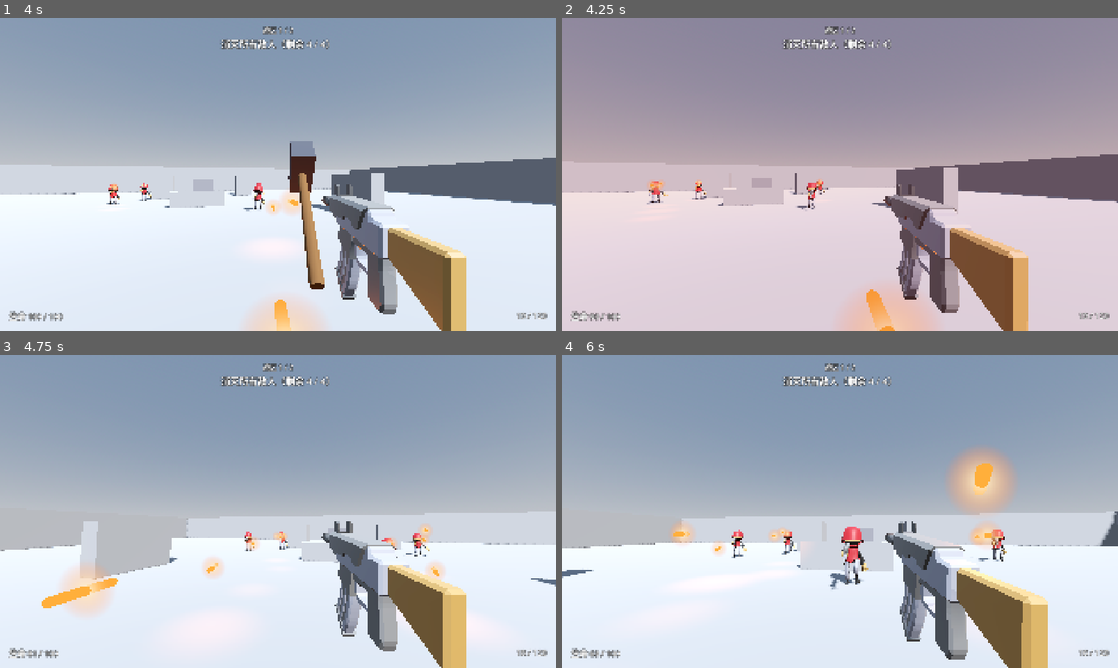
Above: before the commit, frames 1-4 (two rows, left to right).
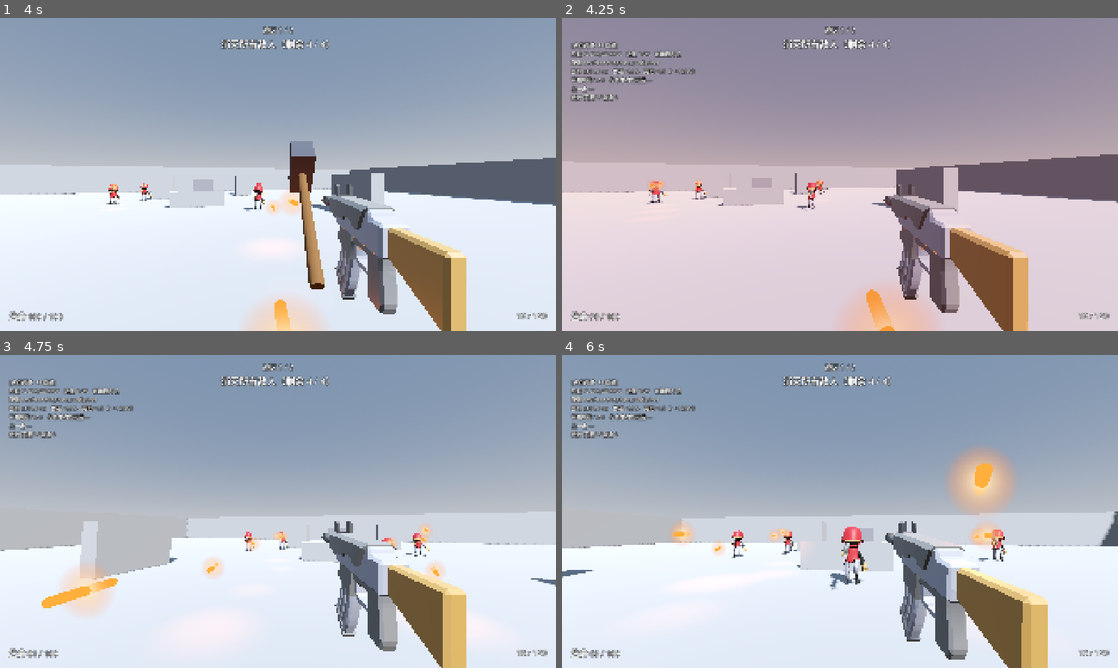
Above: after the commit, the same moments.

Repository: kyrie21z/Battlefield-Rouge
Game: Godot game, scene res://maps/zone_1.tscn
Same seed, same stepped clock (60 frames per second), same inputs: the game is played once before the commit and once after it.
Inputs (mouse positions are in pixels of both pictures, inside the frame that each line leads up to):
- Up to frame 1 (4 s): tap Enter at 0.5 s; move the mouse to (305, 174) at 0.52 s; hold W (move_forward) from 0.53 s (still down); tap E (hammer) at 0.6, 1.55, 2.3, 2.85, 3.8 s; click (305, 174) at 0.67 s; tap Space (jump) at 0.77, 1.52, 3.02, 3.77 s; move the mouse to (250, 174) at 1.27 s; right-click (250, 174) at 1.35 s; click (250, 174) at 1.42 s; move the mouse to (289, 168) at 2.02 s; press the mouse at (289, 168) at 2.03 s; move the mouse to (272, 180) at 2.77 s; release the mouse at (272, 180) at 2.78 s; click (272, 180) at 2.92 s; move the mouse to (316, 177) at 3.52 s; tap F (interact) at 3.6 s; click (316, 177) at 3.67 s
- Up to frame 2 (4.25 s): keep holding W (move_forward); tap F3 (toggle_debug) at 4.15 s
- Up to frame 3 (4.75 s): keep holding W (move_forward); move the mouse to (233, 508) at 4.27 s; tap Shift (sprint) at 4.35 s; click (233, 508) at 4.42 s; tap Space (jump) at 4.52 s; tap E (hammer) at 4.55 s
- Up to frame 4 (6 s): move the mouse to (845, 511) at 5.02 s; tap 1 at 5.1 s; click (845, 511) at 5.17 s; tap E (hammer) at 5.3, 5.85 s; move the mouse to (817, 505) at 5.77 s; release W (move_forward) at 5.78 s; hold D (move_right) from 5.78 s (still down); click (817, 505) at 5.92 s

Frame 1 is identical in both runs. In frame 2, 1.2% of the frame differs, in the area x 1-24%, y 7-27%; in frame 3, 1.4%; in frame 4, 1.4%.

Commit message:
Add strike bar and F3 capture debug bar to the HUD
The strike bar shows the hit-moment window and the last strike result. The
debug bar shows the phase, progress, the config file path and its three
numbers, and the last strike, as the AC-03 proof.

Co-Authored-By: Claude Sonnet 5.5 <noreply@anthropic.com>

Diff:
--- /dev/null
+++ b/ui/capture_debug.gd
@@ -0,0 +1,59 @@
+class_name CaptureDebug
+extends Label
+## Debug bar for AC-03. Shows the capture state, which config file is in use
+## with the numbers read from it, the live distance to the hit moment and the
+## last strike. F3 toggles it.
+
+var _director: ZoneDirector
+var _point: CapturePoint
+var _last := "—"
+var _perfect_count := 0
+var _normal_count := 0
+
+
+func setup(director: ZoneDirector) -> void:
+	_director = director
+	_point = director.capture_point
+	_point.struck.connect(_on_struck)
+	visible = false
+
+
+func _unhandled_input(event: InputEvent) -> void:
+	if event.is_action_pressed("toggle_debug"):
+		visible = not visible
+
+
+func _process(_delta: float) -> void:
+	if not visible:
+		return
+	var config := _point.config
+	var live := "—"
+	if not _point.locked and not _point.is_captured():
+		var offset_ms := CapturePoint.beat_offset(_point.beat_time()) * 1000.0
+		var inside := absf(offset_ms) <= config.perfect_window_ms
+		live = "%+d ms %s" % [roundi(offset_ms), "[窗口内]" if inside else ""]
+	text = "\n".join([
+		"[占点调试 · F3 隐藏]",
+		"阶段 %s   进度 %s%%   在锤程内 %s" % [
+			ZoneDirector.Phase.keys()[_director.phase],
+			String.num(snappedf(_point.progress * 100.0, 0.1)),
+			"是" if _point.player_in_reach else "否"],
+		"配置 %s" % config.resource_path,
+		"窗口 ±%s ms   普通 +%s%%   完美 ×%s（= +%s%%）" % [
+			String.num(config.perfect_window_ms),
+			String.num(config.normal_progress_percent),
+			String.num(config.perfect_multiplier),
+			String.num(snappedf(config.perfect_progress() * 100.0, 0.1))],
+		"节拍周期 %s s   与命中时刻相差 %s" % [String.num(CapturePoint.BEAT_PERIOD), live],
+		"上一击 %s" % _last,
+		"统计 完美 %d / 普通 %d" % [_perfect_count, _normal_count],
+	])
+
+
+func _on_struck(perfect: bool, offset_ms: float, worth: float) -> void:
+	if perfect:
+		_perfect_count += 1
+	else:
+		_normal_count += 1
+	_last = "%s  %+d ms  +%s%%" % [
+		"完美" if perfect else "普通", roundi(offset_ms), String.num(snappedf(worth * 100.0, 0.1))]
--- a/ui/hud.gd
+++ b/ui/hud.gd
@@ -17,6 +17,8 @@
 @onready var _objective_label: Label = $Top/Objective
 @onready var _capture_bar: ProgressBar = $Top/Capture
 @onready var _buffs_label: Label = $Buffs
+@onready var _strike_bar: StrikeBar = $StrikeBar
+@onready var _debug: CaptureDebug = $CaptureDebug
 
 
 func _ready() -> void:
@@ -30,7 +32,10 @@
 	var director := get_tree().get_first_node_in_group("zone_director") as ZoneDirector
 	_zone_label.text = "战区 %d / %d" % [director.zone_index + 1, RunState.ZONE_SCENES.size()]
 	director.objective_changed.connect(_on_objective_changed)
+	director.phase_changed.connect(_on_phase_changed)
 	director.enemies_changed.connect(_on_enemies_changed)
+	_strike_bar.setup(director.capture_point)
+	_debug.setup(director)
 	director.capture_point.progress_changed.connect(func(p: float): _capture_bar.value = p * 100.0)
 	_on_enemies_changed(director.enemies_total, director.enemies_total)
 	_capture_bar.visible = false
@@ -77,4 +82,7 @@
 
 func _on_objective_changed(text: String) -> void:
 	_objective_label.text = text
-	_capture_bar.visible = text == "前往据点并占领"
+
+
+func _on_phase_changed(phase: ZoneDirector.Phase) -> void:
+	_capture_bar.visible = phase != ZoneDirector.Phase.CLEAR_GUARDS
--- a/ui/hud.tscn
+++ b/ui/hud.tscn
@@ -1,7 +1,9 @@
-[gd_scene load_steps=3 format=3]
+[gd_scene load_steps=5 format=3]
 
 [ext_resource type="Script" path="res://ui/hud.gd" id="1_hud"]
 [ext_resource type="Script" path="res://ui/crosshair.gd" id="2_crosshair"]
+[ext_resource type="Script" path="res://ui/strike_bar.gd" id="3_strike"]
+[ext_resource type="Script" path="res://ui/capture_debug.gd" id="4_debug"]
 
 [node name="HUD" type="CanvasLayer"]
 script = ExtResource("1_hud")
@@ -109,3 +111,71 @@
 theme_override_font_sizes/font_size = 22
 theme_override_colors/font_outline_color = Color(0, 0, 0, 1)
 theme_override_constants/outline_size = 6
+
+[node name="StrikeBar" type="Control" parent="."]
+layout_mode = 3
+anchors_preset = 15
+anchor_right = 1.0
+anchor_bottom = 1.0
+grow_horizontal = 2
+grow_vertical = 2
+mouse_filter = 2
+script = ExtResource("3_strike")
+
+[node name="Flash" type="ColorRect" parent="StrikeBar"]
+layout_mode = 1
+anchors_preset = 15
+anchor_right = 1.0
+anchor_bottom = 1.0
+grow_horizontal = 2
+grow_vertical = 2
+mouse_filter = 2
+color = Color(1, 0.8, 0.2, 0)
+
+[node name="Hint" type="Label" parent="StrikeBar"]
+visible = false
+layout_mode = 1
+anchors_preset = 8
+anchor_left = 0.5
+anchor_top = 0.5
+anchor_right = 0.5
+anchor_bottom = 0.5
+offset_left = -300.0
+offset_top = 136.0
+offset_right = 300.0
+offset_bottom = 168.0
+grow_horizontal = 2
+theme_override_font_sizes/font_size = 20
+theme_override_colors/font_outline_color = Color(0, 0, 0, 1)
+theme_override_constants/outline_size = 6
+text = "E 挥锤：标记进入金色区间时命中 = 完美打击"
+horizontal_alignment = 1
+
+[node name="Result" type="Label" parent="StrikeBar"]
+modulate = Color(1, 1, 1, 0)
+layout_mode = 1
+anchors_preset = 8
+anchor_left = 0.5
+anchor_top = 0.5
+anchor_right = 0.5
+anchor_bottom = 0.5
+offset_left = -260.0
+offset_top = -150.0
+offset_right = 260.0
+offset_bottom = -96.0
+grow_horizontal = 2
+theme_override_font_sizes/font_size = 38
+theme_override_colors/font_outline_color = Color(0, 0, 0, 1)
+theme_override_constants/outline_size = 8
+horizontal_alignment = 1
+
+[node name="CaptureDebug" type="Label" parent="."]
+visible = false
+offset_left = 32.0
+offset_top = 80.0
+offset_right = 760.0
+offset_bottom = 300.0
+theme_override_font_sizes/font_size = 18
+theme_override_colors/font_outline_color = Color(0, 0, 0, 1)
+theme_override_constants/outline_size = 6
+script = ExtResource("4_debug")
--- /dev/null
+++ b/ui/strike_bar.gd
@@ -0,0 +1,69 @@
+class_name StrikeBar
+extends Control
+## Timing bar for the hammer. A marker sweeps across once per beat; the gold
+## zone in the middle is the perfect window, so swinging while the marker is
+## inside it is a perfect strike. Shown only while a swing would count.
+## Perfect and ordinary strikes get different feedback here: gold text, a pop
+## and a screen flash for a perfect one, plain grey text for an ordinary one.
+
+const BAR_SIZE := Vector2(420.0, 16.0)
+const BAR_OFFSET_Y := 110.0
+const COLOR_BACK := Color(0, 0, 0, 0.6)
+const COLOR_ZONE := Color(1.0, 0.8, 0.2, 0.55)
+const COLOR_PERFECT := Color(1.0, 0.8, 0.2)
+const COLOR_NORMAL := Color(0.75, 0.78, 0.85)
+
+var _point: CapturePoint
+var _flash_tween: Tween
+
+@onready var _hint: Label = $Hint
+@onready var _result: Label = $Result
+@onready var _flash: ColorRect = $Flash
+
+
+func setup(point: CapturePoint) -> void:
+	_point = point
+	point.struck.connect(_on_struck)
+
+
+func _process(_delta: float) -> void:
+	_hint.visible = _active()
+	queue_redraw()
+
+
+func _draw() -> void:
+	if not _active():
+		return
+	var center := size * 0.5 + Vector2(0.0, BAR_OFFSET_Y)
+	var bar := Rect2(center - BAR_SIZE * 0.5, BAR_SIZE)
+	draw_rect(bar.grow(2.0), COLOR_BACK)
+	# The bar spans half a period either side of a hit moment; the gold zone
+	# is the configured window around the middle.
+	var half_period := CapturePoint.BEAT_PERIOD * 0.5
+	var zone_half := BAR_SIZE.x * 0.5 * clampf(_point.config.perfect_window_ms / 1000.0 / half_period, 0.0, 1.0)
+	draw_rect(Rect2(center.x - zone_half, bar.position.y, zone_half * 2.0, BAR_SIZE.y), COLOR_ZONE)
+	var x := center.x + BAR_SIZE.x * 0.5 * (CapturePoint.beat_offset(_point.beat_time()) / half_period)
+	draw_line(Vector2(x, bar.position.y - 4.0), Vector2(x, bar.end.y + 4.0), Color.WHITE, 4.0)
+
+
+func _active() -> bool:
+	return _point != null and not _point.locked and not _point.is_captured() and _point.player_in_reach
+
+
+func _on_struck(perfect: bool, offset_ms: float, worth: float) -> void:
+	var gain := "+%s%%" % String.num(snappedf(worth * 100.0, 0.1))
+	if perfect:
+		_result.text = "完美打击  %s" % gain
+	else:
+		_result.text = "%s  %s %d ms" % [gain, "偏早" if offset_ms < 0.0 else "偏晚", roundi(absf(offset_ms))]
+	_result.add_theme_color_override("font_color", COLOR_PERFECT if perfect else COLOR_NORMAL)
+	_result.pivot_offset = _result.size * 0.5
+	_result.scale = Vector2.ONE * (1.5 if perfect else 1.0)
+	_result.modulate.a = 1.0
+	if _flash_tween != null:
+		_flash_tween.kill()
+	_flash_tween = create_tween().set_parallel()
+	_flash_tween.tween_property(_result, "scale", Vector2.ONE, 0.2)
+	_flash_tween.tween_property(_result, "modulate:a", 0.0, 0.5).set_delay(0.6)
+	if perfect:
+		_flash_tween.tween_property(_flash, "color:a", 0.0, 0.3).from(0.3)
Not shown, added: ui/capture_debug.gd.uid
Not shown, added: ui/strike_bar.gd.uid
